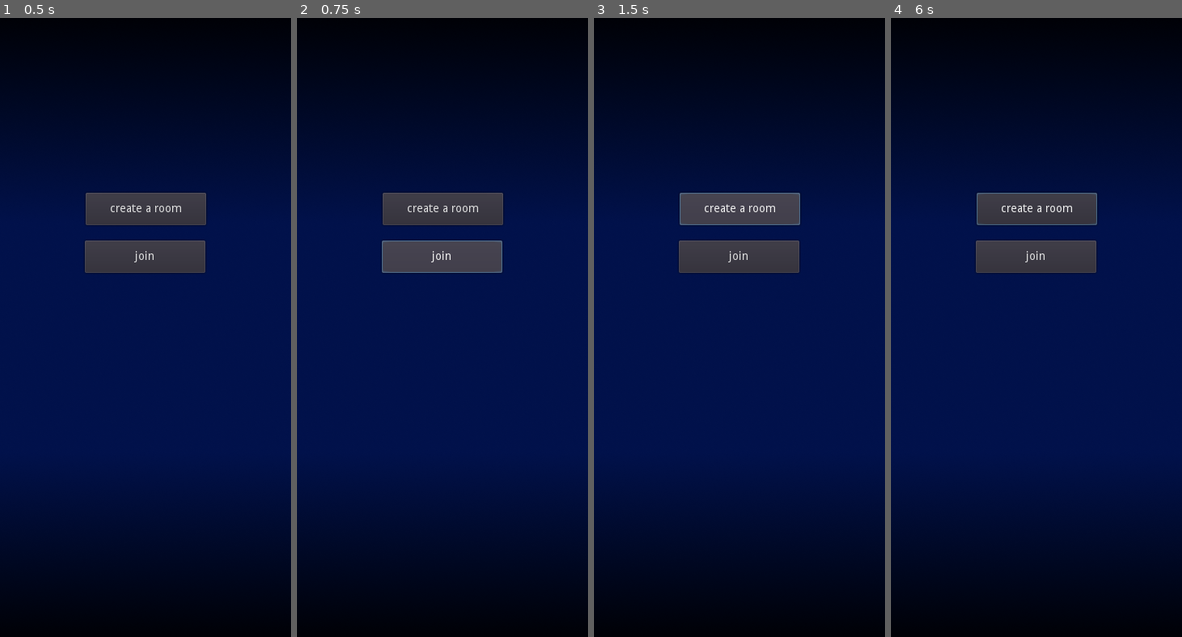
Above: before the commit, frames 1-4 (left to right).
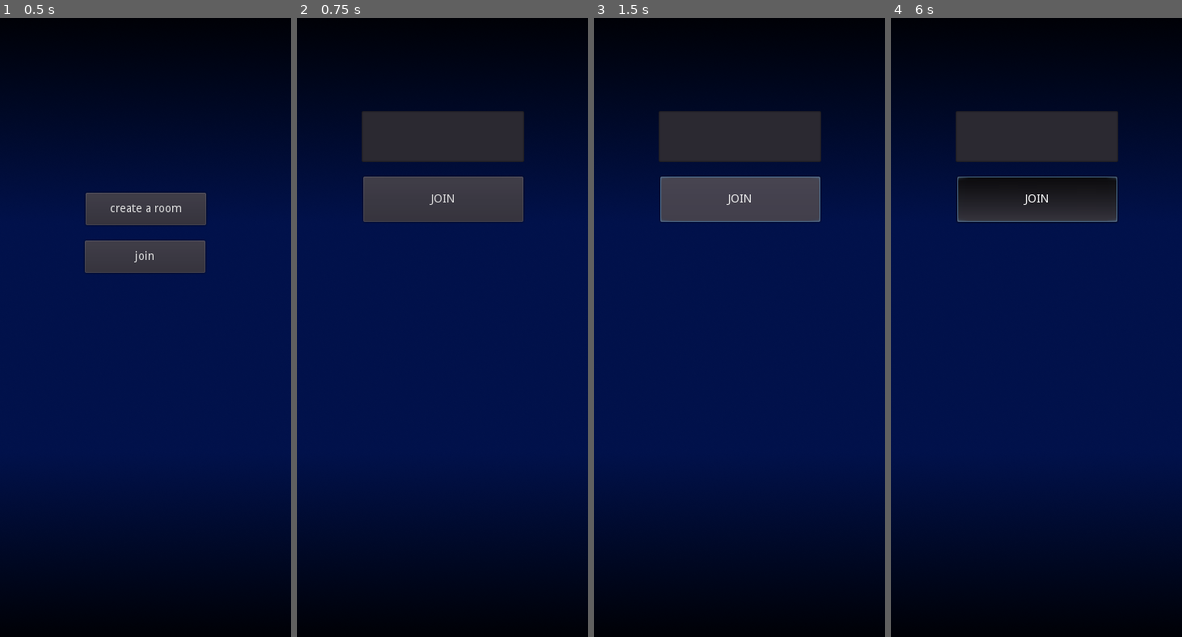
Above: after the commit, the same moments.

Repository: EmilienLeroy/DuoPong
Game: Godot game, scene res://main.tscn
Same seed, same stepped clock (60 frames per second), same inputs: the game is played once before the commit and once after it.
Inputs (mouse positions are in pixels of both pictures, inside the frame that each line leads up to):
- Up to frame 1 (0.5 s): no input
- Up to frame 2 (0.75 s): click "join" at 0.5 s
- Up to frame 3 (1.5 s): click (739, 197) at 1.25 s, where only the run after the commit has a clickable "JOIN"
- Up to frame 4 (6 s): click (1036, 209) at 2 s, where only the run before the commit has a clickable "create a room"; click (1036, 209) at 2.75 s, where only the run before the commit has a clickable "create a room"; click (1036, 209) at 3.5 s, where only the run before the commit has a clickable "create a room"; move the mouse to (1100, 296) at 4.27 s; click (1100, 296) at 4.42 s; drag from (978, 358) to (1021, 457) at 5.02 s; move the mouse to (1065, 185) at 5.77 s; click (1065, 185) at 5.92 s

Frame 1 is identical in both runs. In frame 2, 9.2% of the frame differs, in the area x 22-79%, y 15-42%; in frame 3, 9.4%; in frame 4, 10%.

Commit message:
🚧 Add a join form and allow player to join a room

Diff:
--- /dev/null
+++ b/scenes/network/join.gd
@@ -0,0 +1,11 @@
+extends Node2D
+
+signal join_room;
+
+func _ready():
+	$Send.connect("button_down", self, "on_join_room");
+	pass
+
+
+func on_join_room():
+	emit_signal("join_room", $Input.text);
--- /dev/null
+++ b/scenes/network/join.tscn
@@ -0,0 +1,19 @@
+[gd_scene load_steps=2 format=2]
+
+[ext_resource path="res://scenes/network/join.gd" type="Script" id=1]
+
+[node name="Join" type="Node2D"]
+script = ExtResource( 1 )
+
+[node name="Input" type="LineEdit" parent="."]
+margin_left = 82.0
+margin_top = 134.0
+margin_right = 283.0
+margin_bottom = 197.0
+
+[node name="Send" type="Button" parent="."]
+margin_left = 84.0
+margin_top = 215.0
+margin_right = 282.0
+margin_bottom = 271.0
+text = "JOIN"
--- a/scenes/network/network.gd
+++ b/scenes/network/network.gd
@@ -10,6 +10,8 @@
 	else:
 		peer.create_client('127.0.0.1', 3000);
 		$Menu/Create.connect("button_down", self, "create_room");
+		$Menu/Join.connect("button_down", self, "go_join_room");
+		$Join.connect("join_room", self, "on_join_room");
 
 	get_tree().network_peer = peer;
 	pass
@@ -46,5 +48,22 @@
 func create_room():
 	rpc_id(1, 'create_new_room');
 
+func on_join_room(room):
+	rpc_id(1, 'join_room', room);
+
 remote func room_created(room):
 	Router.goto_scene('res://scenes/network/lobby.tscn', { "room": room });
+
+remote func join_room(room_id):
+	var id = get_tree().get_rpc_sender_id();
+	var room = get_room(int(room_id));
+
+	if (!room):
+		return;
+
+	room.players.append(id);
+	# TODO: update lobby
+
+func go_join_room():
+	$Menu.hide();
+	$Join.show();
--- a/scenes/network/network.tscn
+++ b/scenes/network/network.tscn
@@ -1,9 +1,13 @@
-[gd_scene load_steps=3 format=2]
+[gd_scene load_steps=4 format=2]
 
 [ext_resource path="res://scenes/network/network.gd" type="Script" id=1]
 [ext_resource path="res://scenes/network/menu.tscn" type="PackedScene" id=2]
+[ext_resource path="res://scenes/network/join.tscn" type="PackedScene" id=3]
 
 [node name="Network" type="Node2D"]
 script = ExtResource( 1 )
 
 [node name="Menu" parent="." instance=ExtResource( 2 )]
+
+[node name="Join" parent="." instance=ExtResource( 3 )]
+visible = false
